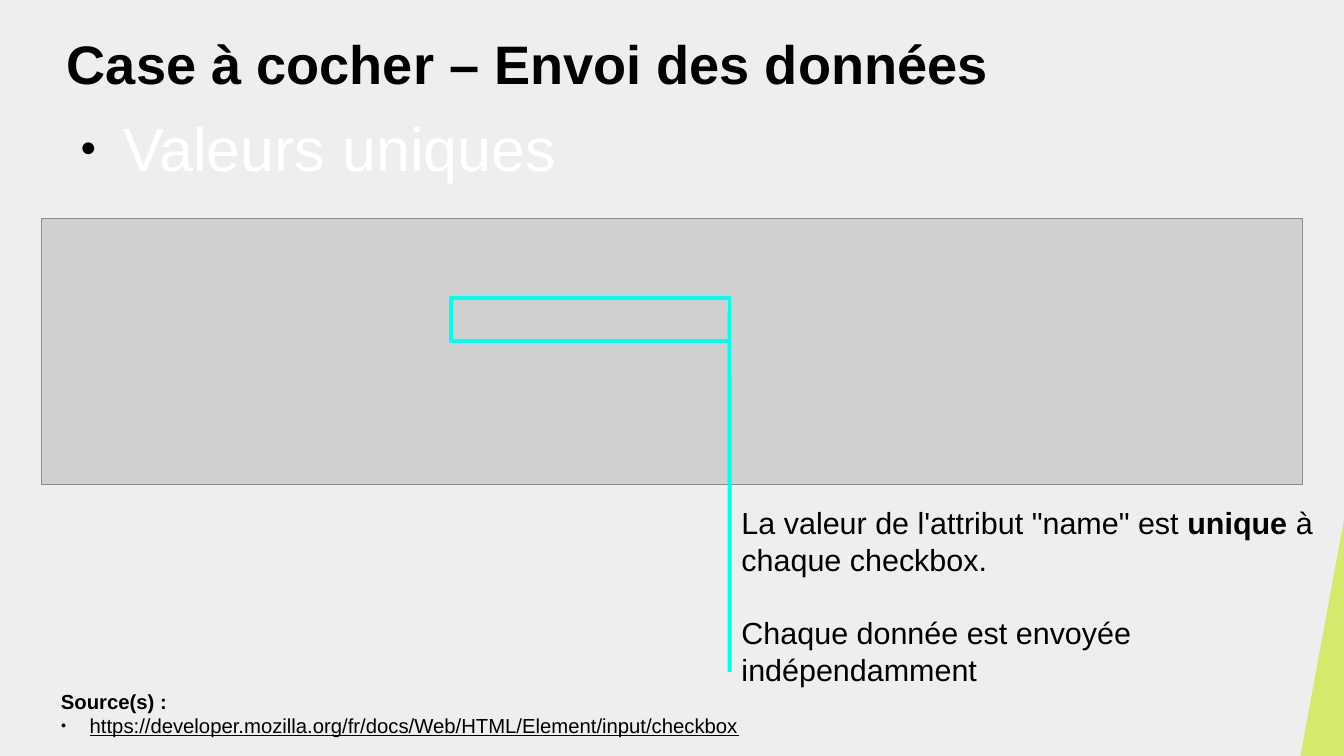
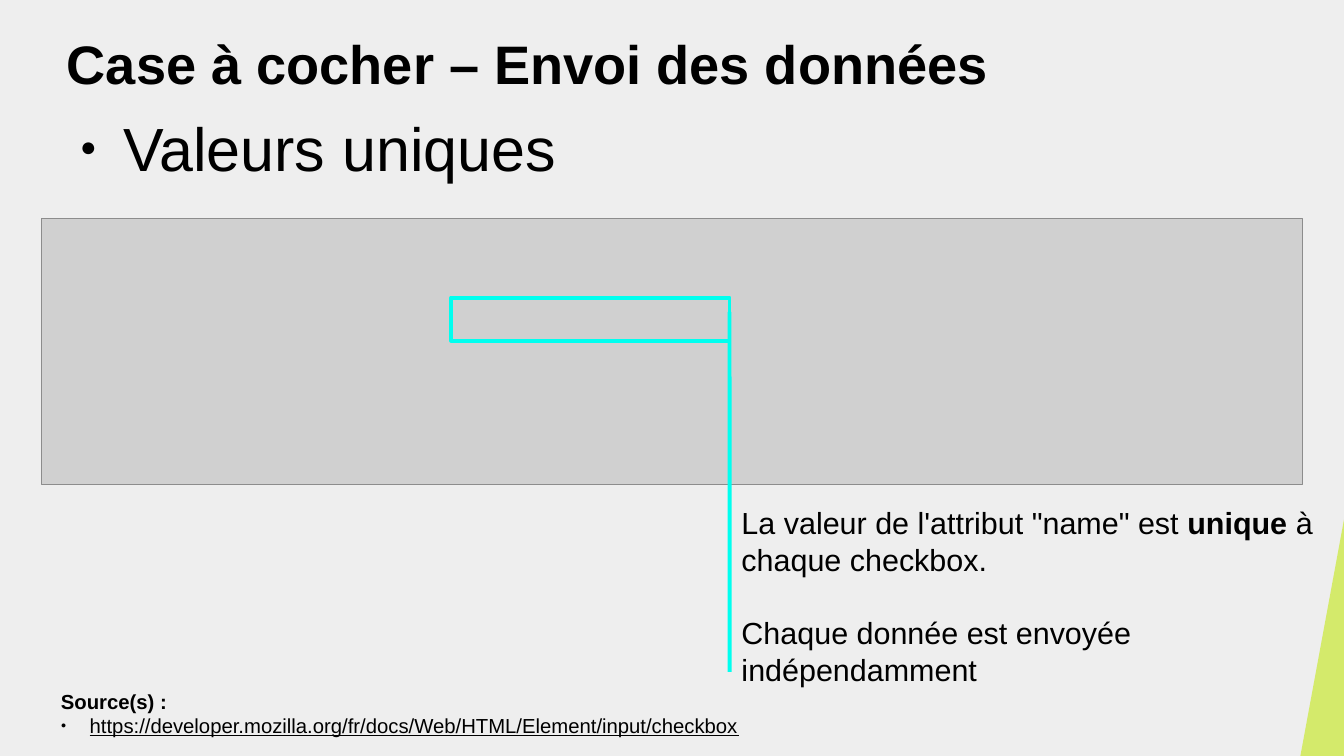
Before and after one commit to DanYellow/cours, a slide deck: slide 59 of s1-integration-web/travaux-pratiques/numero-2/presentation.odp. Drawn at 1344x756 pixels with LibreOffice and Linux fonts; fonts in the diff are those of the drawing; grey boxes stand for pictures. Boxes give left, top, right and bottom in pixels: in the first picture for what was removed or moved away, otherwise in the second. Text is boxed around its words. In the diff, an @@ line names an element or a change of style, - is before the commit and + after.

```diff
--- a/s1-integration-web/travaux-pratiques/numero-2/presentation.odp
+++ b/s1-integration-web/travaux-pratiques/numero-2/presentation.odp
@@ text added at (123, 126, 555, 182), 36 pt, text #000000 @@
+● Valeurs uniques
```
Also in this commit, not shown: 7 other slides changed, 3 other files.
